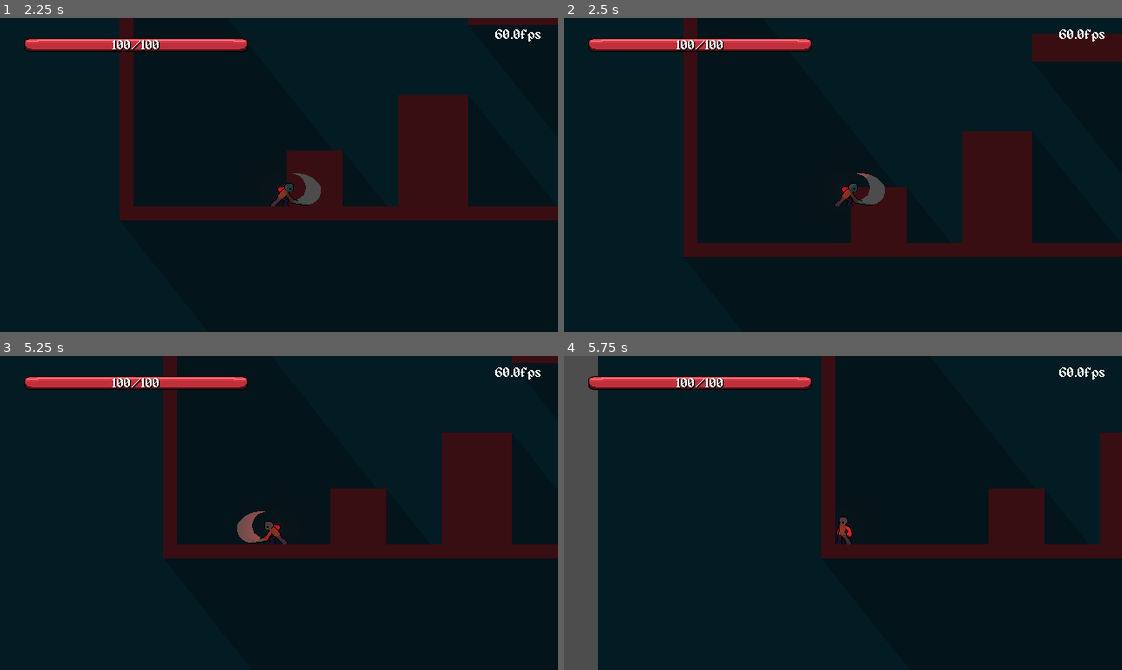
Above: before the commit, frames 1-4 (two rows, left to right).
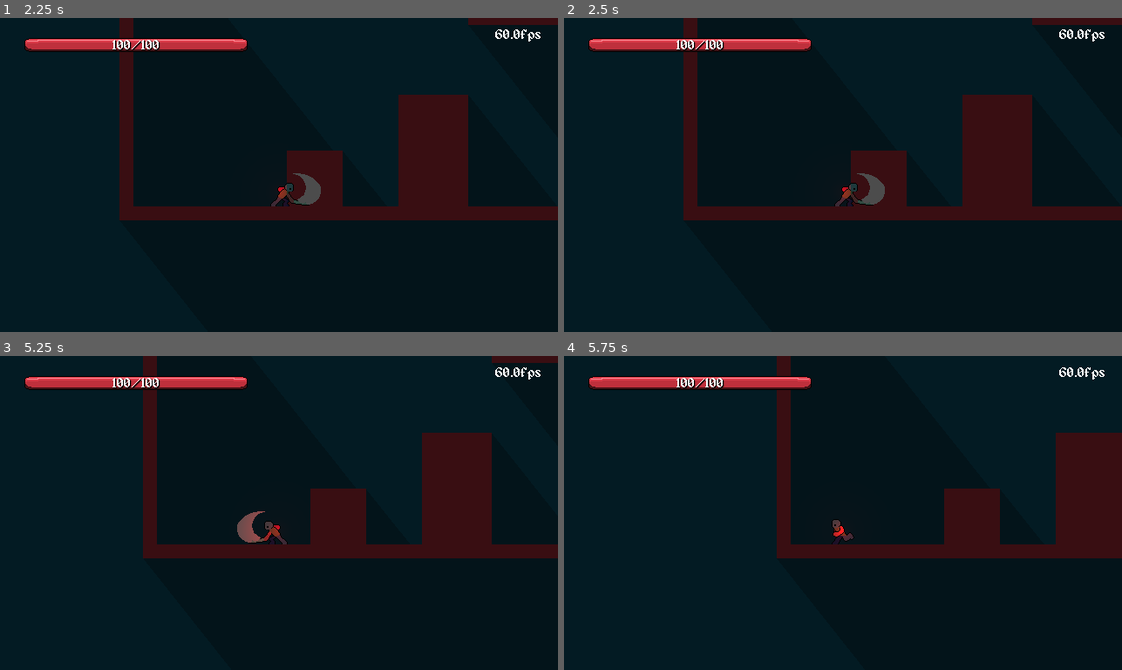
Above: after the commit, the same moments.

Repository: Gnmae/SideScrollerDemo
Game: Godot game, scene res://scenes/main_menu.tscn
The game is run twice, just before and just after one commit, with the same random seed, the same clock (stepped at 60 frames per second) and the same inputs.
Inputs:
- Up to frame 1 (2.25 s): click "Play" at 0.5 s; hold Right (move_right) from 1.28 s (still down); tap C (Parry) at 1.35 s; tap Z (Jump) at 1.52 s; tap X (Attack) at 2.1 s
- Up to frame 2 (2.5 s): keep holding Right (move_right); tap Z (Jump) at 2.27 s; tap C (Parry) at 2.3 s
- Up to frame 3 (5.25 s): release Right (move_right) at 2.78 s; hold Left (move_left) 2.78-3.53 s; tap Shift (Dash) at 2.85 s; tap C (Parry) at 3.05, 3.6, 4.35 s; tap Enter at 3.5 s; hold Right (move_right) 3.53-5.03 s; tap Z (Jump) at 3.77, 4.52 s; hold Left (move_left) from 5.03 s (still down); tap X (Attack) at 5.1 s
- Up to frame 4 (5.75 s): keep holding Left (move_left); tap Z (Jump) at 5.27 s; tap C (Parry) at 5.3 s

Frame 1 is identical in both runs. In frame 2, 12% of the frame differs, in the area x 21-100%, y 0-77%; in frame 3, 6.9%; in frame 4, 15%, in the area x 0-97%, y 0-100%.

Commit message:
pushing for cross-device work

Diff:
--- a/environment_scenes/room_root.gd
+++ b/environment_scenes/room_root.gd
@@ -21,5 +21,4 @@
 	var reward = reward_scene.instantiate()
 	call_deferred("add_child", reward)
 	reward.set_reward(reward_uid, "uid://tkjcc8lx3eff")
-	print("reward ready")
 	reward.global_position = player_position
--- a/scenes/enemies/skeleton/skeleton.tscn
+++ b/scenes/enemies/skeleton/skeleton.tscn
@@ -16,9 +16,10 @@
 [ext_resource type="AnimationNodeStateMachine" uid="uid://sccv00c6phxu" path="res://scenes/enemies/skeleton/skeleton_anim_state_machine.tres" id="13_m1dgl"]
 [ext_resource type="Texture2D" uid="uid://dlyonxryqfvwm" path="res://assets/Skeleton_White/Skeleton_With_VFX/Skeleton_01_White_Idle.png" id="13_q4b65"]
 [ext_resource type="PackedScene" uid="uid://o1grnxkiwyi" path="res://scenes/stats_handler.tscn" id="16_v6rpr"]
+[ext_resource type="PackedScene" uid="uid://c8qmt5mslgb05" path="res://scenes/stagger_bar.tscn" id="18_b36fj"]
 [ext_resource type="Script" uid="uid://bnvuyxwj3e7h8" path="res://scripts/stats.gd" id="18_yjy0a"]
 
-[sub_resource type="Resource" id="Resource_wkpb5"]
+[sub_resource type="Resource" id="Resource_b36fj"]
 resource_local_to_scene = true
 script = ExtResource("18_yjy0a")
 base_max_health = 50
@@ -27,6 +28,7 @@
 metadata/_custom_type_script = "uid://bnvuyxwj3e7h8"
 
 [sub_resource type="ShaderMaterial" id="ShaderMaterial_adimu"]
+resource_local_to_scene = true
 shader = ExtResource("2_b36fj")
 shader_parameter/hit_flash_color = Color(1, 1, 1, 1)
 shader_parameter/hit_flash_on = false
@@ -291,3 +293,15 @@
 
 [node name="AudioManager" type="Node2D" parent="." unique_id=1997844058]
 unique_name_in_owner = true
+
+[node name="UI" type="Control" parent="." unique_id=923925975]
+layout_mode = 3
+anchors_preset = 0
+offset_right = 40.0
+offset_bottom = 40.0
+
+[node name="StaggerBar" parent="UI" unique_id=1497311889 node_paths=PackedStringArray("target") instance=ExtResource("18_b36fj")]
+layout_mode = 0
+offset_top = -21.0
+offset_bottom = -17.0
+target = NodePath("../../StatsHandler")
--- /dev/null
+++ b/scenes/stagger_bar.tscn
@@ -0,0 +1,30 @@
+[gd_scene format=3 uid="uid://c8qmt5mslgb05"]
+
+[ext_resource type="Theme" uid="uid://cotg51a3adfwx" path="res://themes/main_theme.tres" id="1_2t6tm"]
+[ext_resource type="Script" uid="uid://crttl68ven5e4" path="res://scripts/stagger_bar.gd" id="2_ohoxr"]
+
+[sub_resource type="StyleBoxFlat" id="StyleBoxFlat_ohoxr"]
+bg_color = Color(0, 0, 0, 0.39215687)
+border_width_top = 1
+border_width_bottom = 1
+border_color = Color(0, 0, 0, 1)
+
+[sub_resource type="StyleBoxFlat" id="StyleBoxFlat_2t6tm"]
+bg_color = Color(1, 1, 0, 1)
+border_width_top = 1
+border_width_bottom = 1
+border_color = Color(0, 0, 0, 1)
+
+[node name="StaggerBar" type="ProgressBar" unique_id=1497311889]
+custom_minimum_size = Vector2(64, 4)
+offset_left = -32.0
+offset_top = -2.0
+offset_right = 32.0
+offset_bottom = 2.0
+size_flags_horizontal = 0
+theme = ExtResource("1_2t6tm")
+theme_override_styles/background = SubResource("StyleBoxFlat_ohoxr")
+theme_override_styles/fill = SubResource("StyleBoxFlat_2t6tm")
+value = 50.0
+show_percentage = false
+script = ExtResource("2_ohoxr")
--- a/scripts/enemy_state_machine/enemy_attacking.gd
+++ b/scripts/enemy_state_machine/enemy_attacking.gd
@@ -1,6 +1,7 @@
 extends State
 
 @export var enemy: CharacterBody2D
+@onready var stats_handler: Node = %StatsHandler
 
 var parried : bool = false
 
--- a/scripts/game_manager.gd
+++ b/scripts/game_manager.gd
@@ -37,7 +37,8 @@
 	if current_room.has_method("update_enemy_count"):
 		var enemies = current_room.update_enemy_count()
 		for enemy in enemies:
-			enemy.Killed.connect(on_enemy_death)
+			if !enemy.is_connected("Killed", on_enemy_death):
+				enemy.Killed.connect(on_enemy_death)
 	# set room reward
 	var reward_scene = load("uid://brxpjoopqn76u") # load reward_scene
 	var new_reward_uid = decide_reward()
--- a/scripts/interactables/interactable.gd
+++ b/scripts/interactables/interactable.gd
@@ -16,10 +16,10 @@
 	if !interacted and _body is Player:
 		var player = _body
 		player.interactables.push_front(self)
-		print(player.interactables)
+		#print(player.interactables)
 
 func _on_interaction_range_exited(_body : CharacterBody2D):
 	if !interacted and _body is Player:
 		var player = _body
 		player.interactables.erase(self)
-		print(player.interactables)
+		#print(player.interactables)
--- a/scripts/player/player.gd
+++ b/scripts/player/player.gd
@@ -27,7 +27,7 @@
 var fast_fall_multiplier : float = 1.15
 
 var slow_multiplier : float = 1.0
-const ATTACK_SLOW : float = 0.5
+const ATTACK_SLOW : float = 0.0
 #endregion
 
 #region input/controller related variables
@@ -85,6 +85,7 @@
 func _physics_process(delta: float) -> void:
 	if !can_move:
 		velocity = Vector2.ZERO
+		move_and_slide()
 		return
 
 	if state_machine.current_state.name.to_lower() == "dashing":
--- a/scripts/player_state_machine/parrying.gd
+++ b/scripts/player_state_machine/parrying.gd
@@ -5,7 +5,7 @@
 const DEFAULT_PARRY_WINDOW : float = 0.2
 const PERFECT_PARRY_WINDOW : float = 0.133
 
-const PERFECT_PARRY_FREEZE_TIME : float = 1.0
+const PERFECT_PARRY_FREEZE_TIME : float = 0.6
 const NORMAL_PARRY_FREEZE_TIME : float = 0.3
 
 var parry_window : float = 0.2
@@ -19,13 +19,11 @@
 	Transitioned.emit(self, "idle")
 
 func parry_success(source) -> void:
-	if $ParryTimer.time_left <= PERFECT_PARRY_WINDOW:
+	if $ParryTimer.time_left >= DEFAULT_PARRY_WINDOW - PERFECT_PARRY_WINDOW:
 		%AudioManager.play_parry_sound()
 		source.target.parried()
-		print("perfect parry")
 		Globals.frame_freeze(0.05, PERFECT_PARRY_FREEZE_TIME)
 	elif $ParryTimer.time_left:
 		%AudioManager.play_parry_sound()
 		source.target.parried()
-		print("normal parry")
 		Globals.frame_freeze(0.05, NORMAL_PARRY_FREEZE_TIME)
--- a/scripts/player_state_machine/player_attacking.gd
+++ b/scripts/player_state_machine/player_attacking.gd
@@ -24,6 +24,7 @@
 #endregion
 
 func Enter():
+	player.can_move = false
 	if !$ComboTimer.is_stopped() and !buffered_attack:
 		current_state += 1
 	buffered_attack = false
@@ -52,6 +53,8 @@
 	if !$ComboTimer.is_stopped():
 		buffered_attack = true
 
-
 func _on_combo_timer_timeout() -> void:
 	current_state = 0
+
+func Exit() -> void:
+	player.can_move = true
--- a/scripts/player_state_machine/player_idle.gd
+++ b/scripts/player_state_machine/player_idle.gd
@@ -5,7 +5,8 @@
 @export var anim_player : AnimationPlayer
 
 func _on_attack_input():
-	Transitioned.emit(self, "attacking")
+	if player.is_on_floor():
+		Transitioned.emit(self, "attacking")
 
 func _on_parry_input():
 	Transitioned.emit(self, "parrying")
--- /dev/null
+++ b/scripts/relic.gd
@@ -0,0 +1,4 @@
+class_name Relic extends Resource
+
+@export var statbuffs : Array[StatBuff]
+@export var description : String
--- /dev/null
+++ b/scripts/stagger_bar.gd
@@ -0,0 +1,12 @@
+extends ProgressBar
+
+@export var target : Node
+
+func _ready() -> void:
+	self.max_value = target.stats.current_max_stagger
+	self.value = target.stats.stagger
+	target.stats.stagger_changed.connect(on_stagger_changed)
+
+func on_stagger_changed():
+	self.max_value = target.stats.current_max_stagger
+	self.value = target.stats.stagger
--- a/scripts/stats.gd
+++ b/scripts/stats.gd
@@ -20,13 +20,15 @@
 const BASE_LEVEL_XP : float = 100.0
 
 signal health_depleted
-@warning_ignore("unused_signal")
-signal health_damaged(source : Stats)
 signal health_changed(cur_health: int, max_health: int)
+
+signal stagger_depleted
+signal stagger_changed(cur_stagger : float, max_stagger : float)
 
 @export var base_max_health : int = 100
 @export var base_defense : int = 1
 @export var base_attack : int = 10
+@export var base_stagger : float = 100.0
 @export var experience : int = 0: set = _on_experience_set
 @export var faction: Faction = Faction.PLAYER
 
@@ -35,8 +37,10 @@
 var current_max_health : int = 100
 var current_defense : int = 10
 var current_attack : int = 10
+var current_max_stagger : float = 100.0
 
 var health : int = 0 : set = _on_health_set
+var stagger : float = 0 : set = _on_stagger_set
 
 var stat_buffs: Array[StatBuff]
 
@@ -86,16 +90,11 @@
 		var cur_property_name: String = str("current_" + stat_name)
 		var new_property_value = get(cur_property_name) * stat_multipliers[stat_name]
 		set(cur_property_name, new_property_value)
-		if cur_property_name == "current_max_health":
-			print(stat_multipliers[stat_name])
-			_on_health_set(health * stat_multipliers[stat_name])
 
 	for stat_name in stat_addends:
 		var cur_property_name: String = str("current_" + stat_name)
 		set(cur_property_name, get(cur_property_name) + stat_addends[stat_name])
-		if cur_property_name == "current_max_health":
-			print(stat_addends[stat_name])
-			_on_health_set(health + stat_addends[stat_name])
+
 
 func _on_health_set(new_value : int) -> void:
 	health = clampi(new_value, 0, current_max_health)
@@ -109,3 +108,9 @@
 
 	if not old_level == level:
 		recalculate_stats()
+
+func _on_stagger_set(new_value : int) -> void:
+	stagger = clampf(new_value, 0, current_max_stagger)
+	stagger_changed.emit(stagger, current_max_stagger)
+	if stagger <= 0:
+		stagger_depleted.emit()
Not shown: 1 places in scenes/enemies/skeleton/skeleton.tscn that only renumber resources
Not shown, added: scripts/relic.gd.uid
Not shown, added: scripts/stagger_bar.gd.uid
